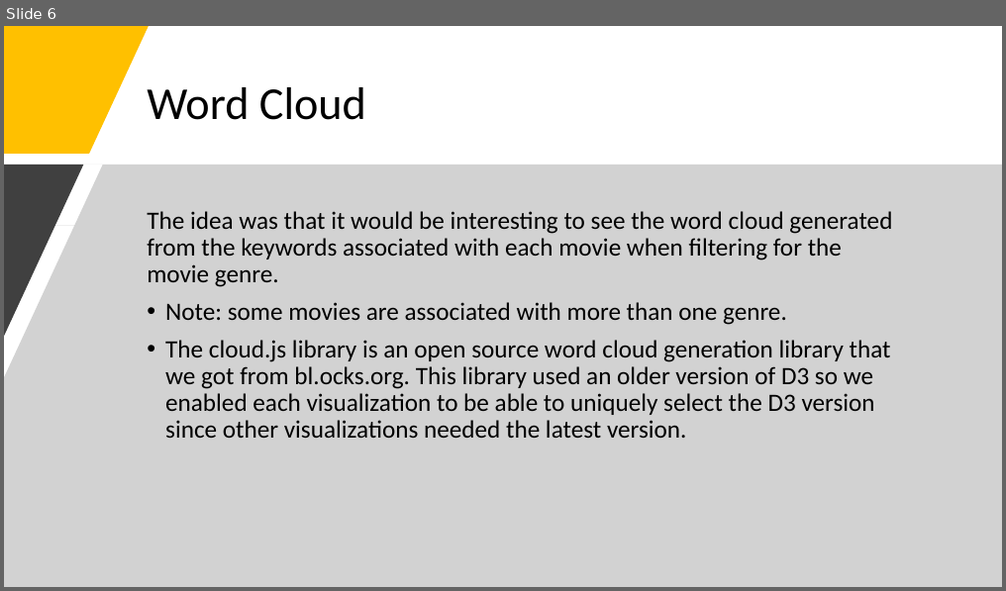
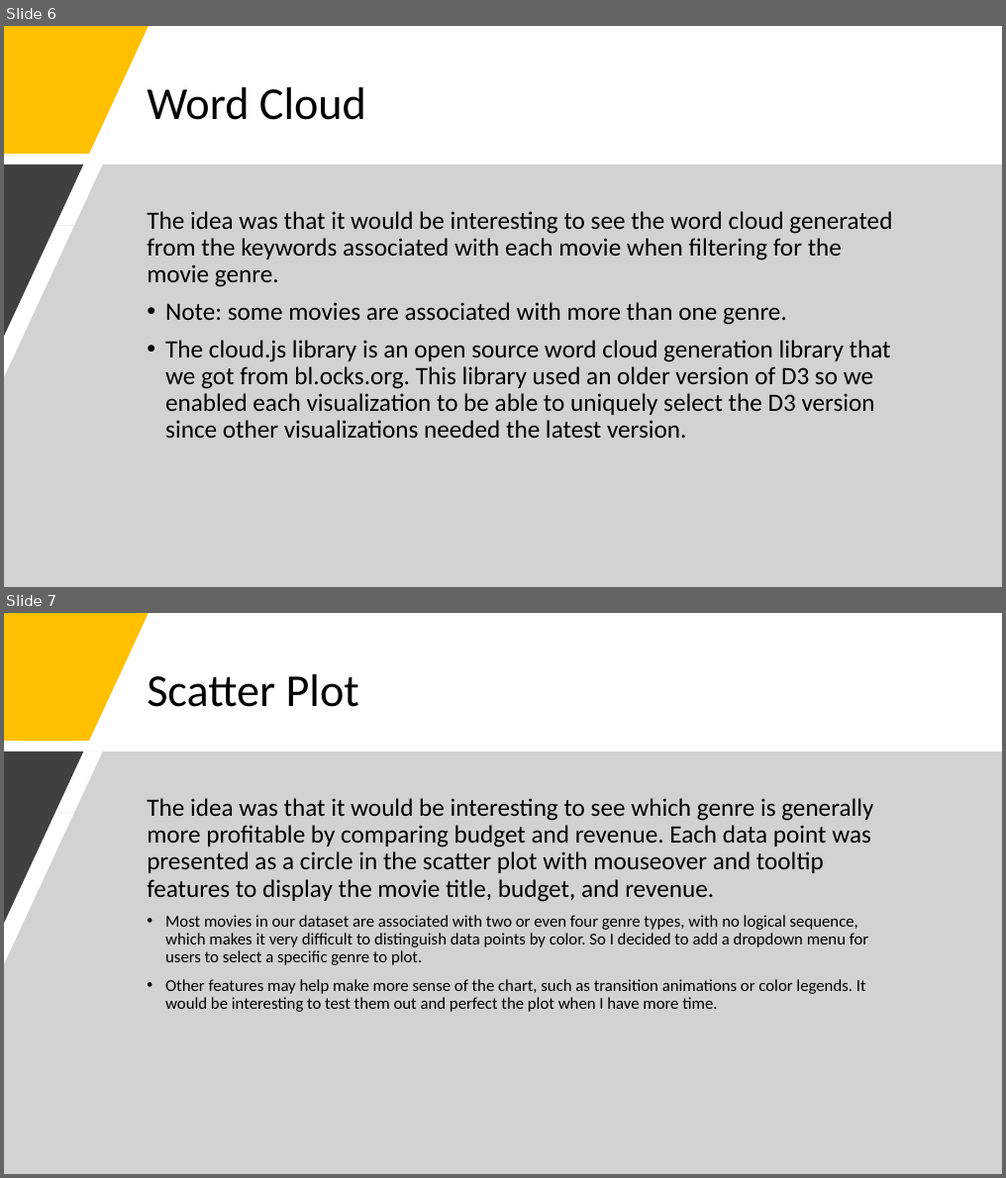
Before and after one commit to eliot1335/Interactive-Movie-Maps, a slide deck: Project_2_Presentation.pptx. Shown one above the other, each under a label of ours: slide 6 before the commit, slides 6 and 7 after it. The pictures are 1006x591 and 1006x1178 pixels, drawn with LibreOffice and Linux fonts; fonts in the diff are those of the drawing. Boxes give left, top, right and bottom in pixels: in the first picture for what was removed or moved away, otherwise in the second. Text is boxed around its words. In the diff, an @@ line names an element or a change of style, - is before the commit and + after.

```diff
--- a/Project_2_Presentation.pptx
+++ b/Project_2_Presentation.pptx
@@ slide 7 added at (4, 613, 1002, 1174), background #FFFFFF @@
@@ freeform shape added at (4, 613, 149, 741), fill #FFC000 @@
@@ title added at (147, 674, 359, 707), 44 pt, text #000000 @@
+Scatter Plot
@@ freeform shape added at (4, 752, 1002, 1174), fill #A6A6A6 at 50% opacity @@
@@ freeform shape added at (4, 752, 83, 923), fill #404040 @@
@@ text added at (147, 798, 873, 1012), 16 pt, text #000000 @@
+The idea was that it would be interesting to see which genre is generally more profitable by comparing budget and revenue. Each data point was presented as a circle in the scatter plot with mouseover and tooltip features to display the movie title, budget, and revenue.
+• Most movies in our dataset are associated with two or even four genre types, with no logical sequence, which makes it very difficult to distinguish data points by color. So I decided to add a dropdown menu for users to select a specific genre to plot.
+• Other features may help make more sense of the chart, such as transition animations or color legends. It would be interesting to test them out and perfect the plot when I have more time.
```
Also in this commit, not shown: 1 slide changed.
